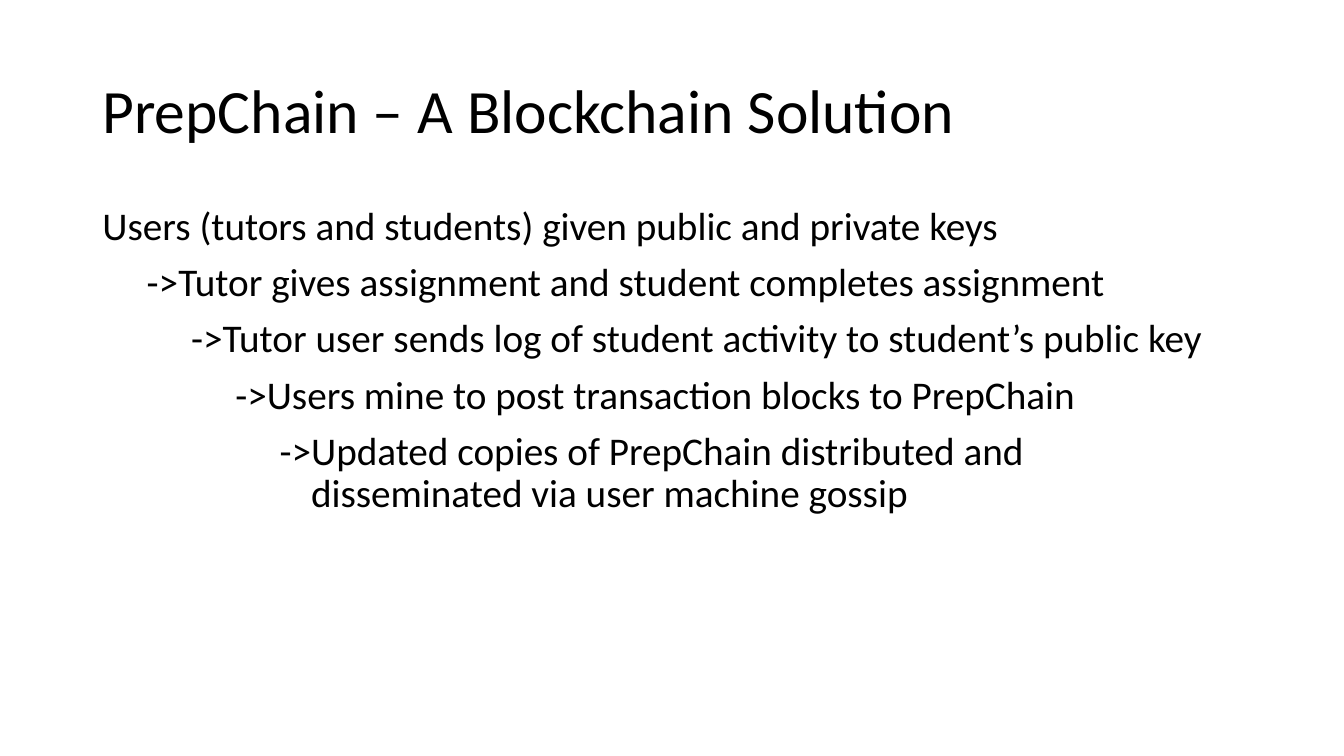
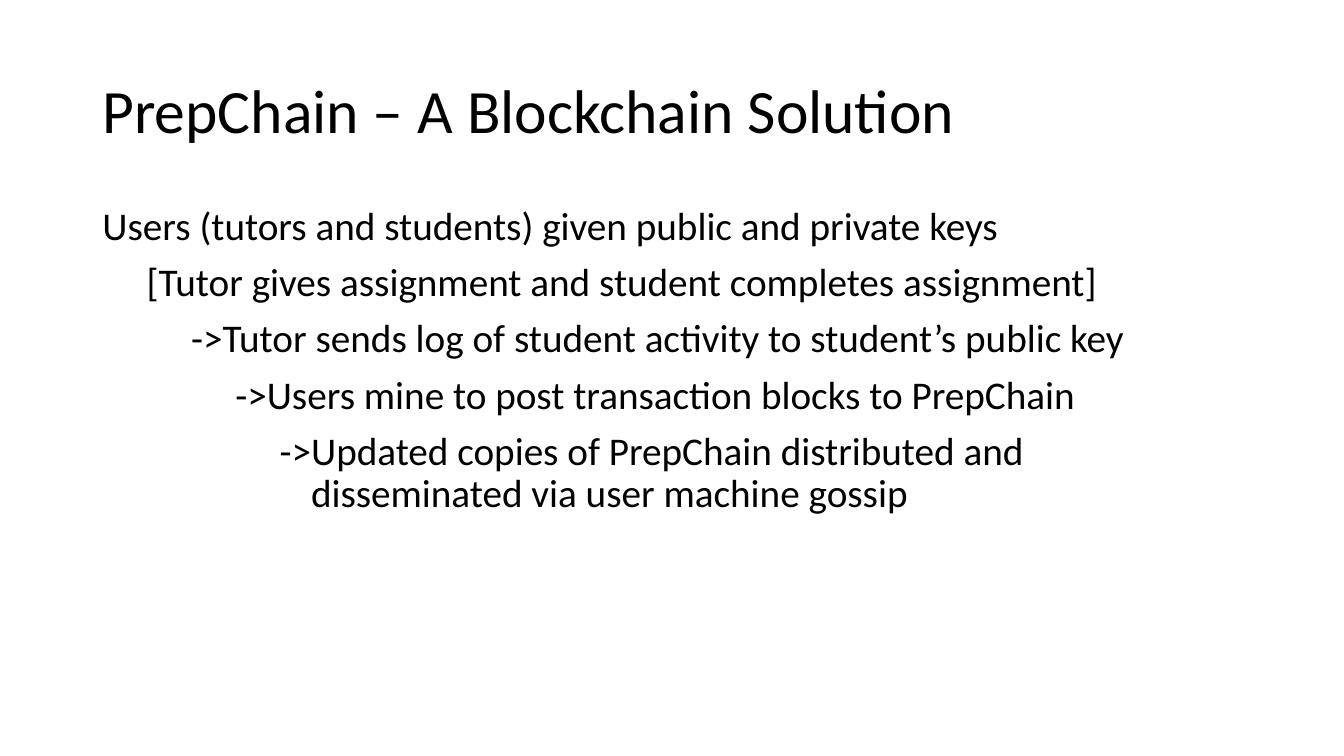
Before and after one commit to moniquedargis/studentportfolio, a slide deck: slide 3 of seis785_blockchain/PrepChain - SEIS 785 Final Project.pptx. Drawn at 1344x756 pixels with LibreOffice and Linux fonts; fonts in the diff are those of the drawing. Boxes give left, top, right and bottom in pixels: in the first picture for what was removed or moved away, otherwise in the second. Text is boxed around its words. In the diff, an @@ line names an element or a change of style, - is before the commit and + after.

```diff
--- a/seis785_blockchain/PrepChain - SEIS 785 Final Project.pptx
+++ b/seis785_blockchain/PrepChain - SEIS 785 Final Project.pptx
@@ text at (147, 267, 1123, 359): text changed @@
-->Tutor gives assignment and student completes assignment
-->Tutor user sends log of student activity to student’s public key
+[Tutor gives assignment and student completes assignment]
+->Tutor sends log of student activity to student’s public key
```
Also in this commit, not shown: 1 other slide changed.
